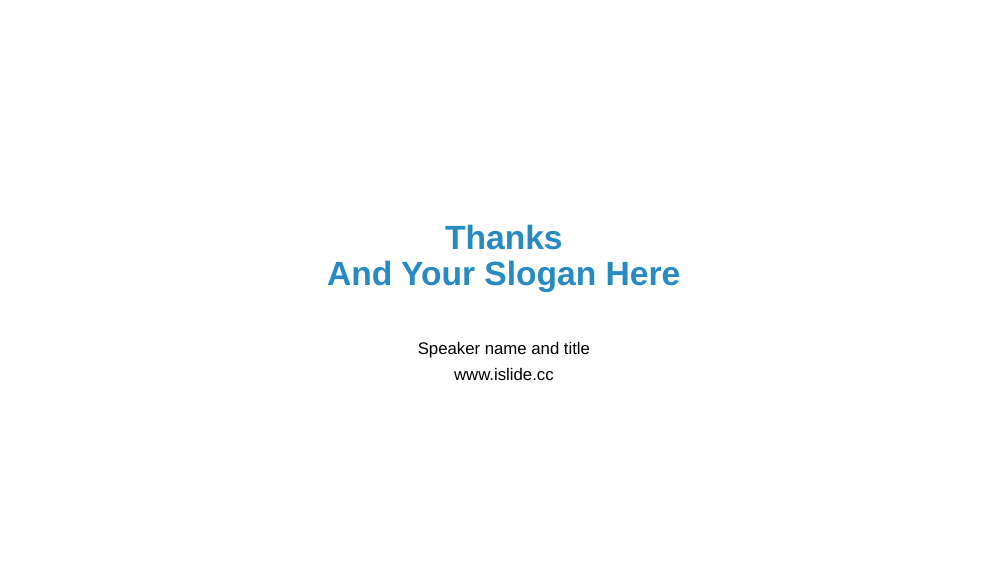
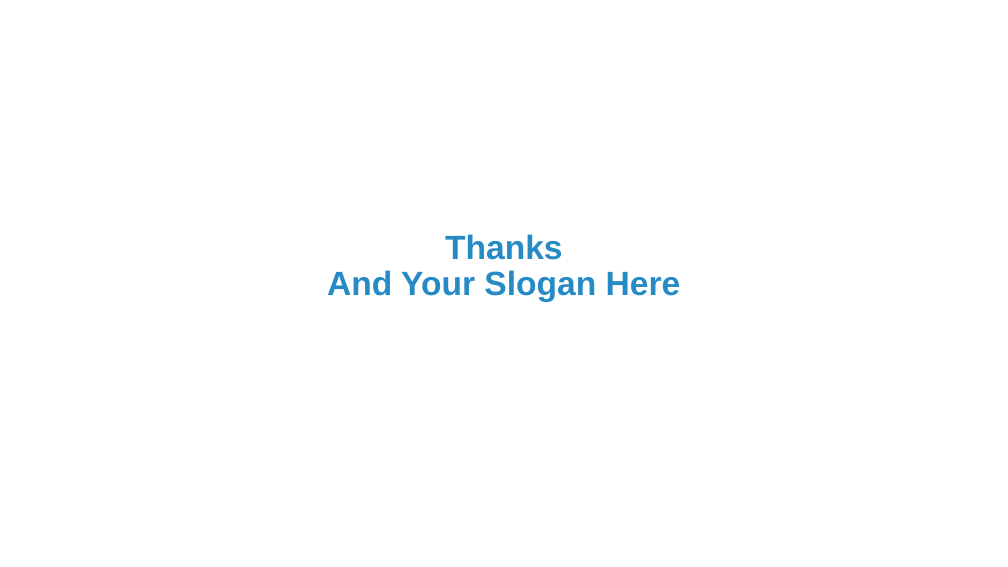
Before and after one commit to tenda-cn/Database_group, a slide deck: slide 21 of ppt模版选择1/3.pptx (slide 32 before the commit). Drawn at 1008x567 pixels with LibreOffice and Linux fonts; fonts in the diff are those of the drawing; background and template pictures are left out. Boxes give left, top, right and bottom in pixels: in the first picture for what was removed or moved away, otherwise in the second. Text is boxed around its words. In the diff, an @@ line names an element or a change of style, - is before the commit and + after.

```diff
--- a/ppt模版选择1/3.pptx
+++ b/ppt模版选择1/3.pptx
@@ title "Thanks And Your Slogan Here": place and size @@
-title "Thanks And Your Slogan Here" at box(327, 224, 681, 292)
+title "Thanks And Your Slogan Here" at box(327, 234, 681, 302)
@@ text removed at box(418, 342, 590, 358) @@
-Speaker name and title
@@ text removed at box(454, 368, 554, 380) @@
-www.islide.cc
```
Also in this commit, not shown: 20 slides added, 37 slides removed, 1 other file.
